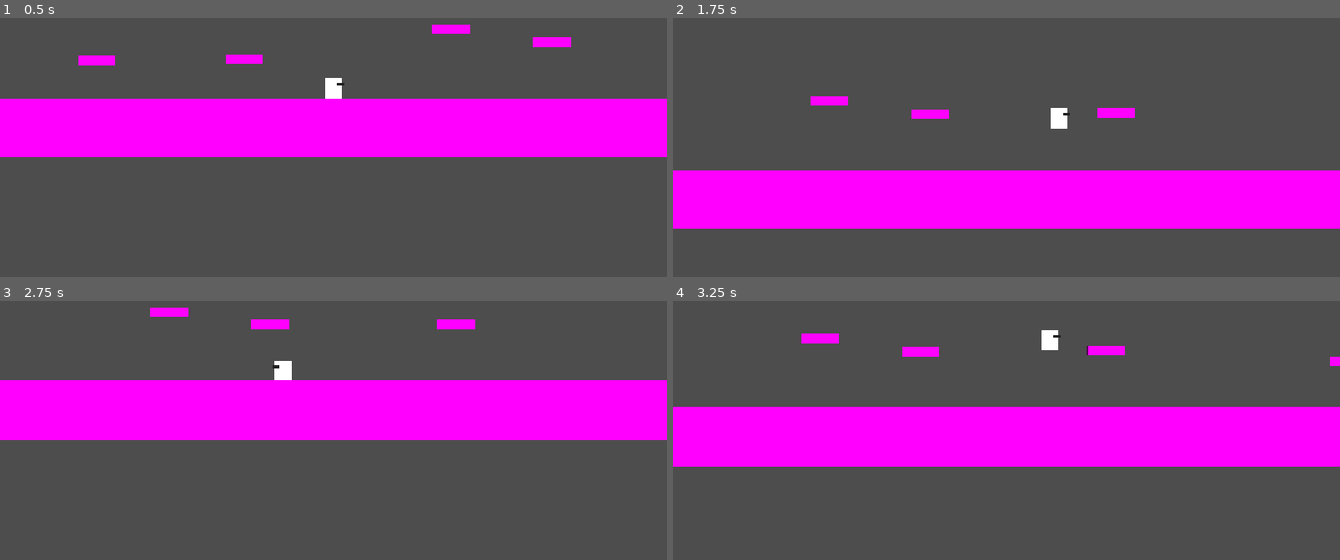
Above: before the commit, frames 1-4 (two rows, left to right).
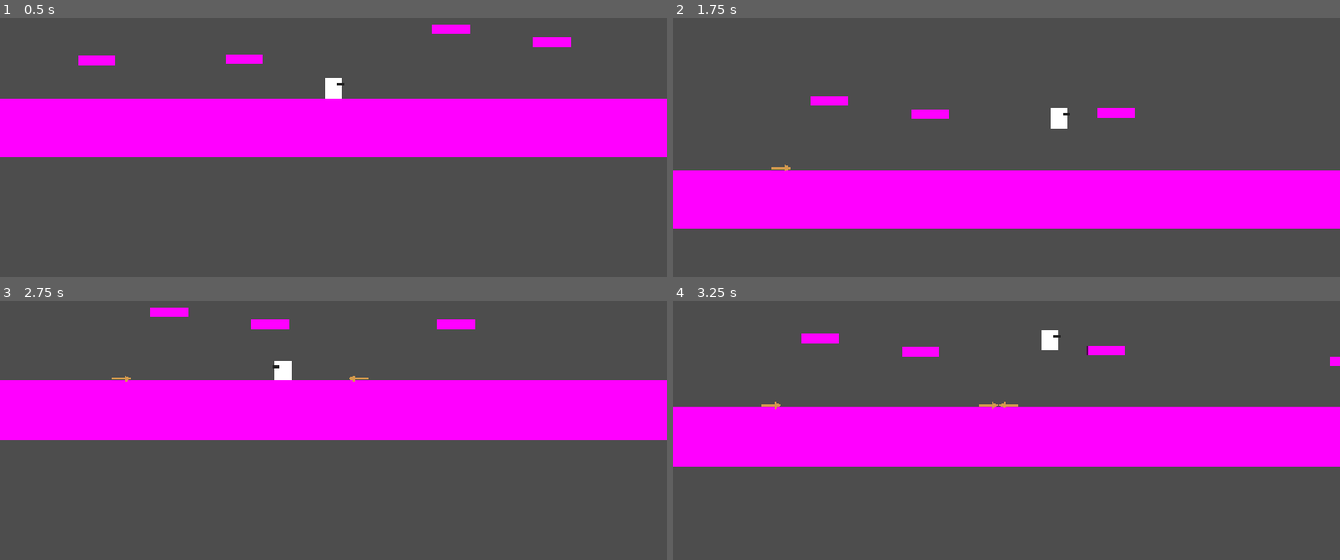
Above: after the commit, the same moments.

Repository: cachandlerdev/gmtk-2026
Game: Godot game, scene res://scenes/levels/test_level.tscn
The game is run twice, just before and just after one commit, with the same random seed, the same clock (stepped at 60 frames per second) and the same inputs.
Inputs (mouse positions are in pixels of both pictures, inside the frame that each line leads up to):
- Up to frame 1 (0.5 s): no input
- Up to frame 2 (1.75 s): move the mouse to (1153, 69) at 0.52 s; hold D (move_right) from 0.53 s (still down); right-click (1153, 69) at 0.6 s; tap W (jump) at 0.77, 1.07, 1.52 s; tap Down (aim_down) at 0.8, 1.35 s; move the mouse to (873, 108) at 1.27 s; tap Up (aim_up) at 1.55 s
- Up to frame 3 (2.75 s): tap W (jump) at 1.82 s; move the mouse to (outside the picture) at 2.02 s; release D (move_right) at 2.03 s; hold A (move_left) from 2.03 s (still down); tap Up (aim_up) at 2.1 s; tap J (shoot) at 2.3 s
- Up to frame 4 (3.25 s): move the mouse to (973, 448) at 2.77 s; release A (move_left) at 2.78 s; hold D (move_right) from 2.78 s (still down); tap J (shoot) at 2.85 s; tap W (jump) at 3.02, 3.05 s

Frame 1 is identical in both runs. In frame 2, less than 0.1% of the frame differs, in the area x 14-18%, y 56-60%; in frame 3, less than 0.1%; in frame 4, 0.1%, in the area x 13-52%, y 38-42%.

Commit message:
feat: bind bow shoot to right-click, aim to W/S

Diff:
--- a/project.godot
+++ b/project.godot
@@ -26,10 +26,15 @@
 
 [input]
 
-jump={
+shoot={
+"deadzone": 0.5,
+"events": [Object(InputEventMouseButton,"resource_local_to_scene":false,"resource_name":"","device":-1,"window_id":0,"alt_pressed":false,"shift_pressed":false,"ctrl_pressed":false,"meta_pressed":false,"button_mask":0,"position":Vector2(0, 0),"global_position":Vector2(0, 0),"factor":1.0,"button_index":2,"canceled":false,"pressed":false,"double_click":false,"script":null)
+, Object(InputEventKey,"resource_local_to_scene":false,"resource_name":"","device":-1,"window_id":0,"alt_pressed":false,"shift_pressed":false,"ctrl_pressed":false,"meta_pressed":false,"pressed":false,"keycode":0,"physical_keycode":74,"key_label":0,"unicode":106,"location":0,"echo":false,"script":null)
+]
+}
+move_left={
 "deadzone": 0.2,
-"events": [Object(InputEventKey,"resource_local_to_scene":fa …(140 unchanged characters)… d":false,"keycode":0,"physical_keycode":87,"key_label":0,"unicode":119,"location":0,"echo":false,"script":null)
-, Object(InputEventKey,"resource_local_to_scene":false,"resource_name":"","device":-1,"window_id":0,"alt_pressed":false,"shift_pressed":false,"ctrl_pressed":false,"meta_pressed":false,"pressed":false,"keycode":0,"physical_keycode":32,"key_label":0,"unicode":32,"location":0,"echo":false,"script":null)
+"events": [Object(InputEventKey,"resource_local_to_scene":fa …(140 unchanged characters)… d":false,"keycode":0,"physical_keycode":65,"key_label":0,"unicode":97,"location":0,"echo":false,"script":null)
 ]
 }
 move_right={
@@ -37,9 +42,22 @@
 "events": [Object(InputEventKey,"resource_local_to_scene":false,"resource_name":"","device":-1,"window_id":0,"alt_press …(192 unchanged characters)…
 ]
 }
-move_left={
+aim_up={
+"deadzone": 0.5,
+"events": [Object(InputEventKey,"resource_local_to_scene":false,"resource_name":"","device":-1,"window_id":0,"alt_pressed":false,"shift_pressed":false,"ctrl_pressed":false,"meta_pressed":false,"pressed":false,"keycode":0,"physical_keycode":87,"key_label":0,"unicode":119,"location":0,"echo":false,"script":null)
+, Object(InputEventKey,"resource_local_to_scene":false,"resource_name":"","device":-1,"window_id":0,"alt_pressed":false,"shift_pressed":false,"ctrl_pressed":false,"meta_pressed":false,"pressed":false,"keycode":0,"physical_keycode":4194320,"key_label":0,"unicode":0,"location":0,"echo":false,"script":null)
+]
+}
+aim_down={
+"deadzone": 0.5,
+"events": [Object(InputEventKey,"resource_local_to_scene":false,"resource_name":"","device":-1,"window_id":0,"alt_pressed":false,"shift_pressed":false,"ctrl_pressed":false,"meta_pressed":false,"pressed":false,"keycode":0,"physical_keycode":83,"key_label":0,"unicode":115,"location":0,"echo":false,"script":null)
+, Object(InputEventKey,"resource_local_to_scene":false,"resource_name":"","device":-1,"window_id":0,"alt_pressed":false,"shift_pressed":false,"ctrl_pressed":false,"meta_pressed":false,"pressed":false,"keycode":0,"physical_keycode":4194322,"key_label":0,"unicode":0,"location":0,"echo":false,"script":null)
+]
+}
+jump={
 "deadzone": 0.2,
-"events": [Object(InputEventKey,"resource_local_to_scene":fa …(140 unchanged characters)… d":false,"keycode":0,"physical_keycode":65,"key_label":0,"unicode":97,"location":0,"echo":false,"script":null)
+"events": [Object(InputEventKey,"resource_local_to_scene":fa …(140 unchanged characters)… d":false,"keycode":0,"physical_keycode":87,"key_label":0,"unicode":119,"location":0,"echo":false,"script":null)
+, Object(InputEventKey,"resource_local_to_scene":false,"resource_name":"","device":-1,"window_id":0,"alt_pressed":false,"shift_pressed":false,"ctrl_pressed":false,"meta_pressed":false,"pressed":false,"keycode":0,"physical_keycode":32,"key_label":0,"unicode":32,"location":0,"echo":false,"script":null)
 ]
 }
 dash={
@@ -57,21 +75,6 @@
 "events": [Object(InputEventMouseButton,"resource_local_to_scene":false,"resource_name":"","device":-1,"window_id":0,"a …(257 unchanged characters)…
 ]
 }
-shoot={
-"deadzone": 0.5,
-"events": [Object(InputEventKey,"resource_local_to_scene":false,"resource_name":"","device":-1,"window_id":0,"alt_pressed":false,"shift_pressed":false,"ctrl_pressed":false,"meta_pressed":false,"pressed":false,"keycode":0,"physical_keycode":74,"key_label":0,"unicode":106,"location":0,"echo":false,"script":null)
-]
-}
-aim_up={
-"deadzone": 0.5,
-"events": [Object(InputEventKey,"resource_local_to_scene":false,"resource_name":"","device":-1,"window_id":0,"alt_pressed":false,"shift_pressed":false,"ctrl_pressed":false,"meta_pressed":false,"pressed":false,"keycode":0,"physical_keycode":4194320,"key_label":0,"unicode":0,"location":0,"echo":false,"script":null)
-]
-}
-aim_down={
-"deadzone": 0.5,
-"events": [Object(InputEventKey,"resource_local_to_scene":false,"resource_name":"","device":-1,"window_id":0,"alt_pressed":false,"shift_pressed":false,"ctrl_pressed":false,"meta_pressed":false,"pressed":false,"keycode":0,"physical_keycode":4194322,"key_label":0,"unicode":0,"location":0,"echo":false,"script":null)
-]
-}
 
 [physics]
 
--- a/scenes/player/arrow.tscn
+++ b/scenes/player/arrow.tscn
@@ -1,6 +1,6 @@
-[gd_scene load_steps=3 format=3 uid="uid://qb172ohoprer"]
+[gd_scene format=3 uid="uid://qb172ohoprer"]
 
-[ext_resource type="Script" path="res://scenes/player/arrow.gd" id="1_arrow"]
+[ext_resource type="Script" uid="uid://mwe1jfgoh34j" path="res://scripts/arrow.gd" id="1_arrow"]
 
 [sub_resource type="RectangleShape2D" id="Shape_arrow"]
 size = Vector2(34, 6)
--- a/scenes/weapons/bow.tscn
+++ b/scenes/player/bow.tscn
@@ -1,6 +1,6 @@
-[gd_scene load_steps=3 format=3 uid="uid://cbow0weapon0scn"]
+[gd_scene format=3 uid="uid://db51jt005nv26"]
 
-[ext_resource type="Script" path="res://scenes/weapons/bow.gd" id="1_bow"]
+[ext_resource type="Script" uid="uid://41xseku7tw25" path="res://scripts/bow.gd" id="1_bow"]
 [ext_resource type="PackedScene" uid="uid://qb172ohoprer" path="res://scenes/player/arrow.tscn" id="2_arrow"]
 
 [node name="Bow" type="Node2D"]
--- a/scenes/player/player.tscn
+++ b/scenes/player/player.tscn
@@ -1,6 +1,7 @@
 [gd_scene format=3 uid="uid://cbiwligtyk4rw"]
 
 [ext_resource type="Script" uid="uid://bepu8d2b7xgem" path="res://scripts/player.gd" id="1_8afob"]
+[ext_resource type="PackedScene" uid="uid://db51jt005nv26" path="res://scenes/player/bow.tscn" id="2_dovo2"]
 
 [sub_resource type="CircleShape2D" id="CircleShape2D_c5ll8"]
 radius = 14.0
@@ -8,6 +9,8 @@
 [node name="Player" type="CharacterBody2D" unique_id=1441560064]
 z_index = 5
 script = ExtResource("1_8afob")
+
+[node name="Bow" parent="." unique_id=466650387 instance=ExtResource("2_dovo2")]
 
 [node name="Camera2D" type="Camera2D" parent="." unique_id=161087710]
 position = Vector2(0, -13)
Renamed: scenes/player/arrow.gd -> scripts/arrow.gd
Renamed: scenes/player/arrow.gd.uid -> scripts/arrow.gd.uid
Renamed: scenes/weapons/bow.gd -> scripts/bow.gd
Renamed: scenes/weapons/bow.gd.uid -> scripts/bow.gd.uid
